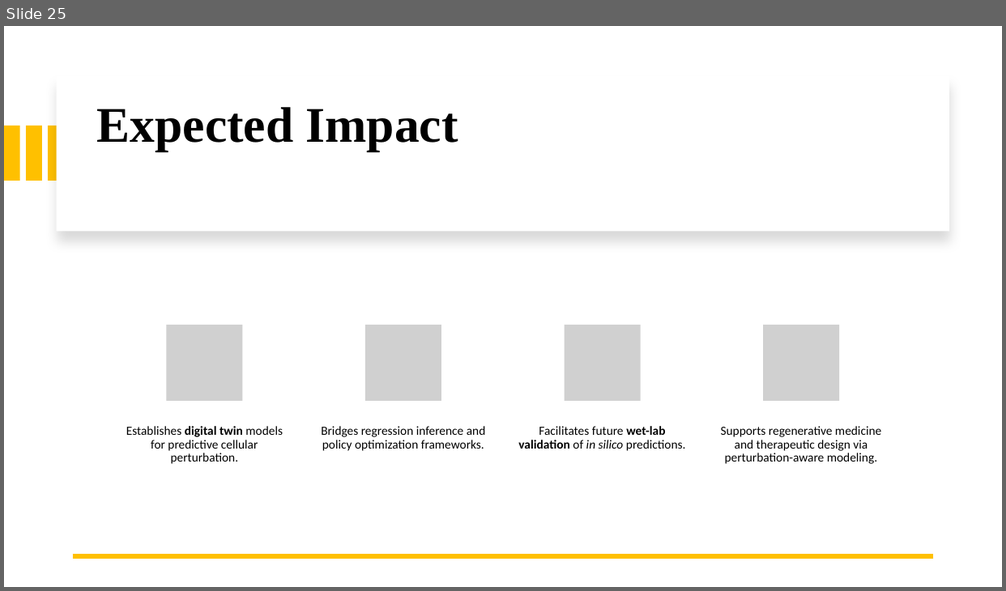
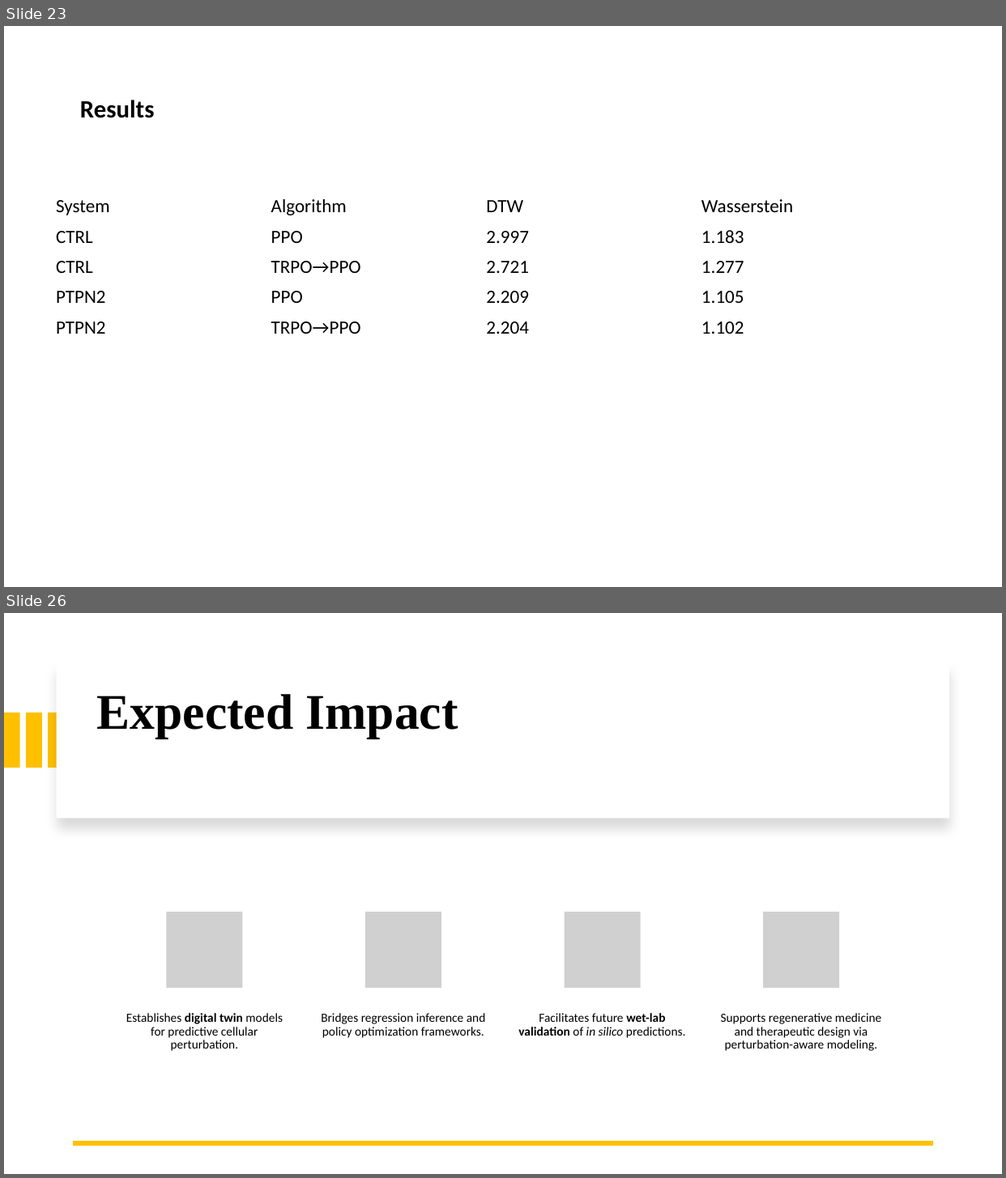
Before and after one commit to boabangf/GNN_RL_gene_trajectory_perturbation, a slide deck: ppt slides for omic codeathon (1) (1).pptx. Shown one above the other, each under a label of ours: slide 25 before the commit, slides 23 and 26 after it; the slides between them are not shown. The pictures are 1006x591 and 1006x1178 pixels, drawn with LibreOffice and Linux fonts; fonts in the diff are those of the drawing; grey boxes stand for pictures. Boxes give left, top, right and bottom in pixels: in the first picture for what was removed or moved away, otherwise in the second. Text is boxed around its words. In the diff, an @@ line names an element or a change of style, - is before the commit and + after.

```diff
--- a/ppt slides for omic codeathon (1) (1).pptx
+++ b/ppt slides for omic codeathon (1) (1).pptx
@@ slide 23 added at [4, 26, 1002, 587], background #FFFFFF @@
@@ title added at [80, 100, 155, 118], 24 pt, text #000000, bold @@
+Results
@@ table added at [49, 191, 910, 341], 5 rows, 4 columns @@
+System | Algorithm | DTW | Wasserstein
+CTRL | PPO | 2.997 | 1.183
+CTRL | TRPO→PPO | 2.721 | 1.277
+PTPN2 | PPO | 2.209 | 1.105
+PTPN2 | TRPO→PPO | 2.204 | 1.102
@@ what was slide 25 is now slide 26 @@
```
Also in this commit, not shown: 4 slides changed, 1 other slide added, 1 slide removed.
